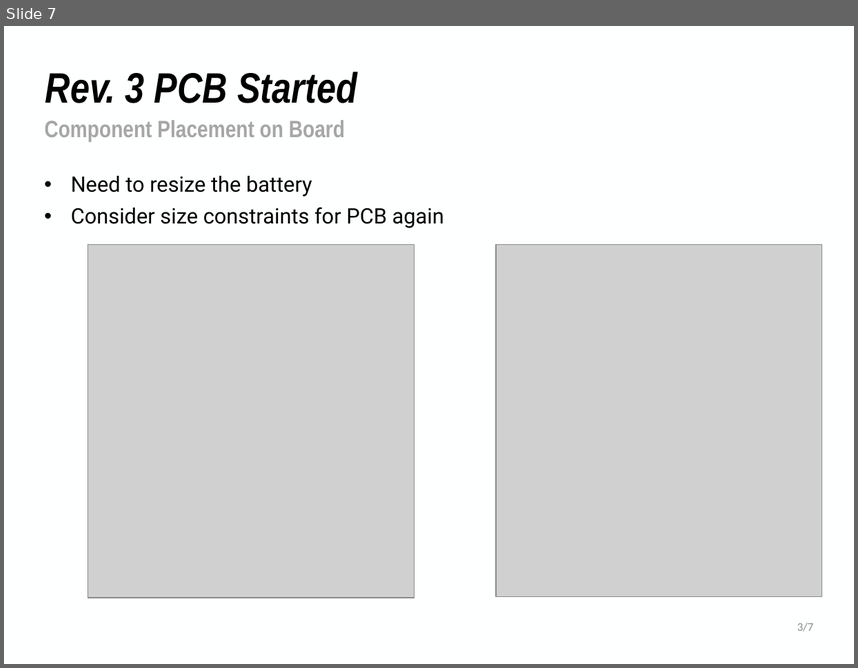
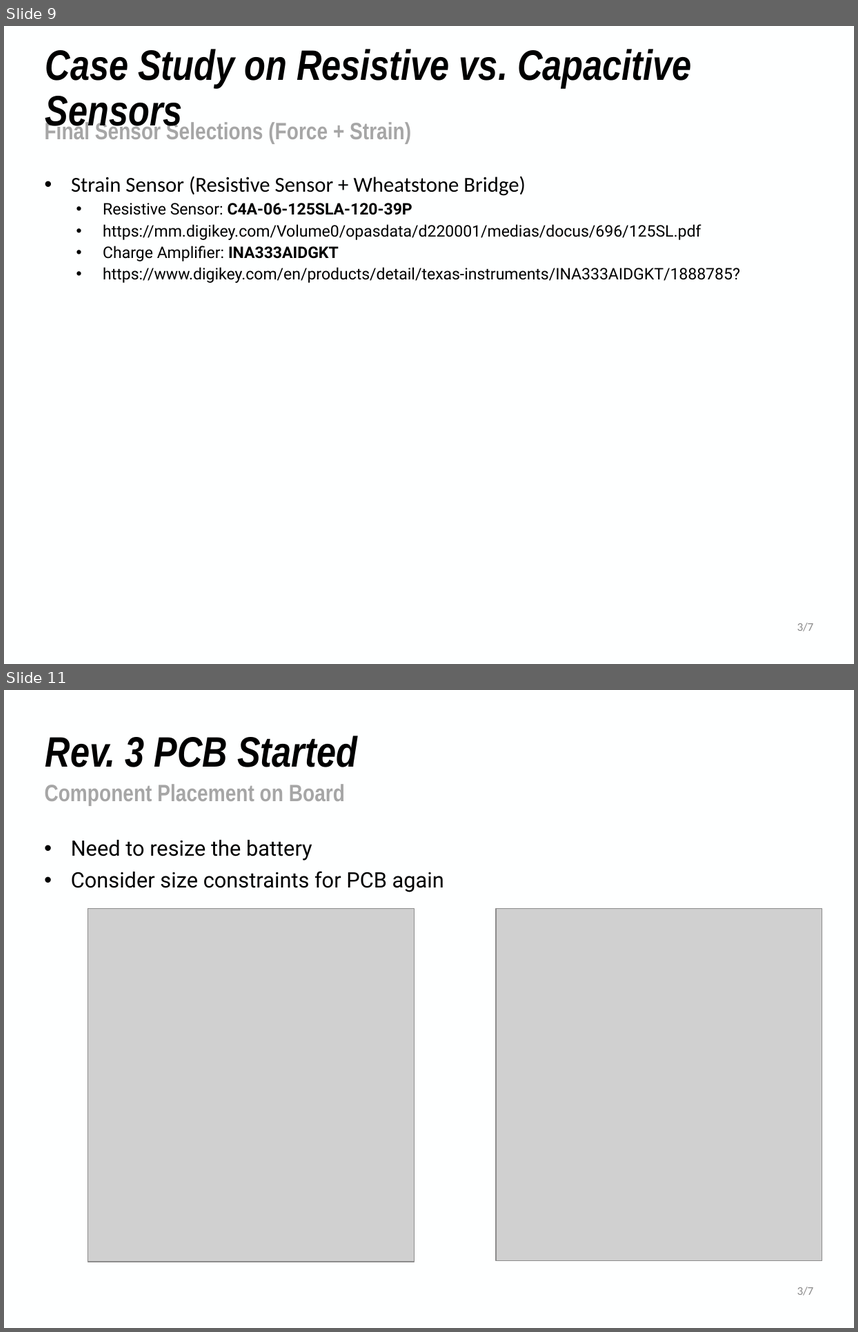
Before and after one commit to NHuang58/Biomedical_Device_PCB, a slide deck: Documentation/Slides/Week_14.pptx. Shown one above the other, each under a label of ours: slide 7 before the commit, slides 9 and 11 after it; the slides between them are not shown. The pictures are 858x668 and 858x1332 pixels, drawn with LibreOffice and Linux fonts; fonts in the diff are those of the drawing; grey boxes stand for pictures; background and template pictures are left out. Boxes give left, top, right and bottom in pixels: in the first picture for what was removed or moved away, otherwise in the second. Text is boxed around its words. In the diff, an @@ line names an element or a change of style, - is before the commit and + after.

```diff
--- a/Documentation/Slides/Week_14.pptx
+++ b/Documentation/Slides/Week_14.pptx
@@ slide 9 added at [4, 26, 854, 664], background #FEFFFF @@
@@ title added at [45, 49, 691, 134], 36 pt, text #000000, bold, italic @@
+Case Study on Resistive vs. Capacitive Sensors
@@ text added at [45, 120, 411, 144], 20 pt, text #A6A6A6, bold @@
+Final Sensor Selections (Force + Strain)
@@ text added at [71, 176, 740, 283], 13.5 pt, text #000000 @@
+• Strain Sensor (Resistive Sensor + Wheatstone Bridge)
+  • Resistive Sensor: C4A-06-125SLA-120-39P
+  • https://mm.digikey.com/Volume0/opasdata/d220001/medias/docus/696/125SL.pdf
+  • Charge Amplifier: INA333AIDGKT
+  • https://www.digikey.com/en/products/detail/texas-instruments/INA333AIDGKT/1888785?
@@ text added at [797, 622, 814, 631], 10 pt, text #8C8C8C @@
+3/7
@@ what was slide 7 is now slide 11 @@
```
Also in this commit, not shown: 1 slide changed, 3 other slides added, 1 other file.
